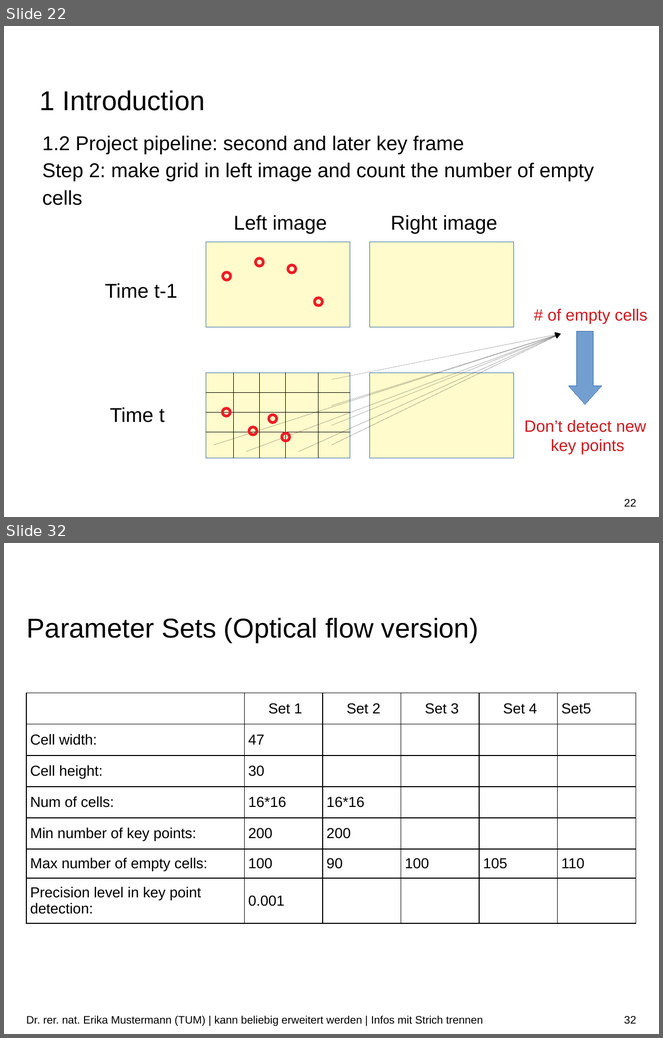
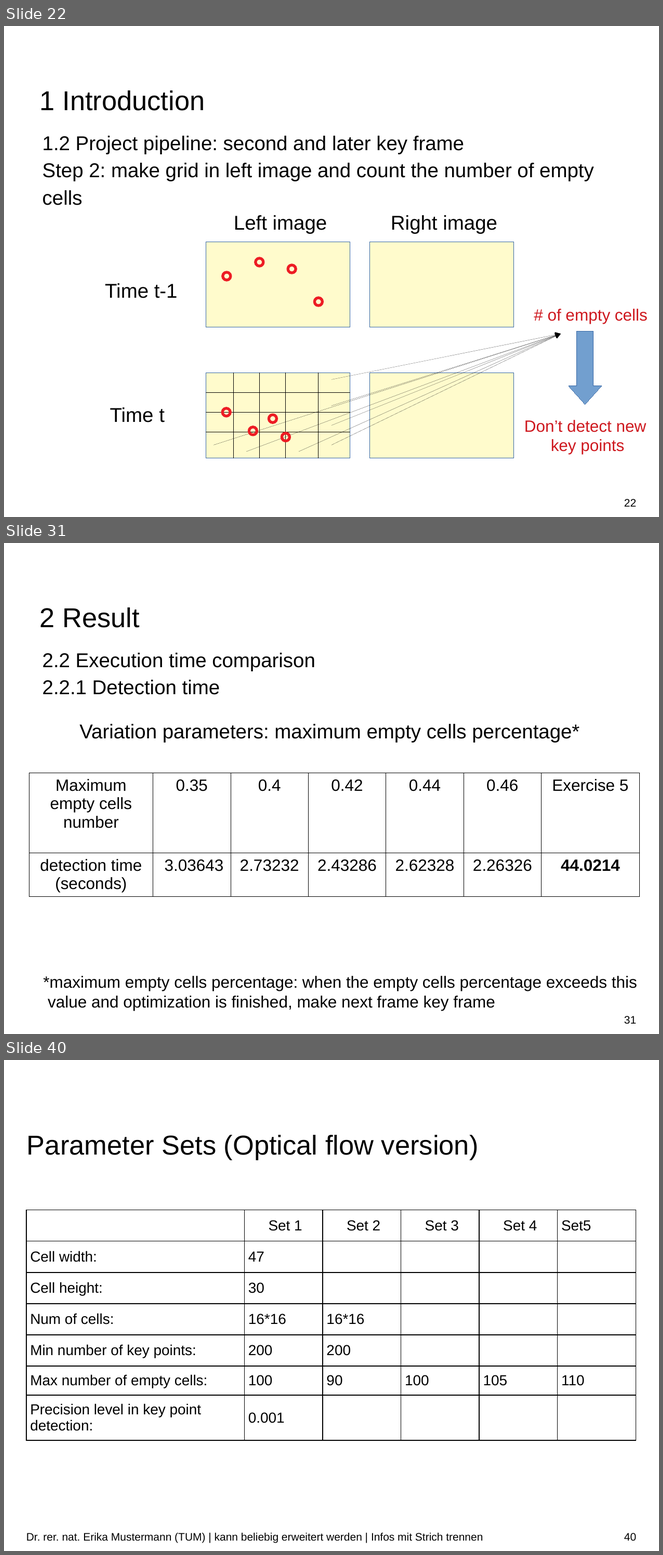
Before and after one commit to Tom-Huang/visual_navigation, a slide deck: Indirect Visual Odometry with Optical Flow.odp. Shown one above the other, each under a label of ours: slides 22 and 32 before the commit, slides 22, 31 and 40 after it; the slides between them are not shown. The pictures are 663x1038 and 663x1555 pixels, drawn with LibreOffice and Linux fonts; fonts in the diff are those of the drawing; background and template pictures are left out. Boxes give left, top, right and bottom in pixels: in the first picture for what was removed or moved away, otherwise in the second. Text is boxed around its words. In the diff, an @@ line names an element or a change of style, - is before the commit and + after.

Commit message:
refactor: tune parameter

```diff
--- a/Indirect Visual Odometry with Optical Flow.odp
+++ b/Indirect Visual Odometry with Optical Flow.odp
@@ slide 31 added at bbox=[4, 543, 659, 1034], background #FFFFFF @@
@@ title added at bbox=[40, 607, 140, 628], 30 pt, text #000000 @@
+2 Result
@@ text added at bbox=[42, 653, 315, 695], 22 pt, text #000000 @@
+2.2 Execution time comparison
+2.2.1 Detection time
@@ text added at bbox=[79, 724, 580, 743], 22 pt, text #000000 @@
+Variation parameters: maximum empty cells percentage*
@@ table added at bbox=[29, 773, 641, 897], 2 rows, 7 columns @@
+Maximum empty cells number | 0.35 | 0.4 | 0.42 | 0.44 | 0.46 | Exercise 5
+detection time / (seconds) | 3.03643 | 2.73232 | 2.43286 | 2.62328 | 2.26326 | 44.0214
@@ text added at bbox=[43, 976, 637, 1011], 18 pt, text #000000 @@
+*maximum empty cells percentage: when the empty cells percentage exceeds this
+value and optimization is finished, make next frame key frame
@@ page number added at bbox=[624, 1016, 636, 1025], 12 pt, text #000000 @@
+31
@@ what was slide 32 is now slide 40 @@
@@ page number at bbox=[624, 1533, 636, 1542]: text changed @@
-32
+40
```
Also in this commit, not shown: 9 slides changed, 12 other slides added, 5 slides removed, 6 other files.
